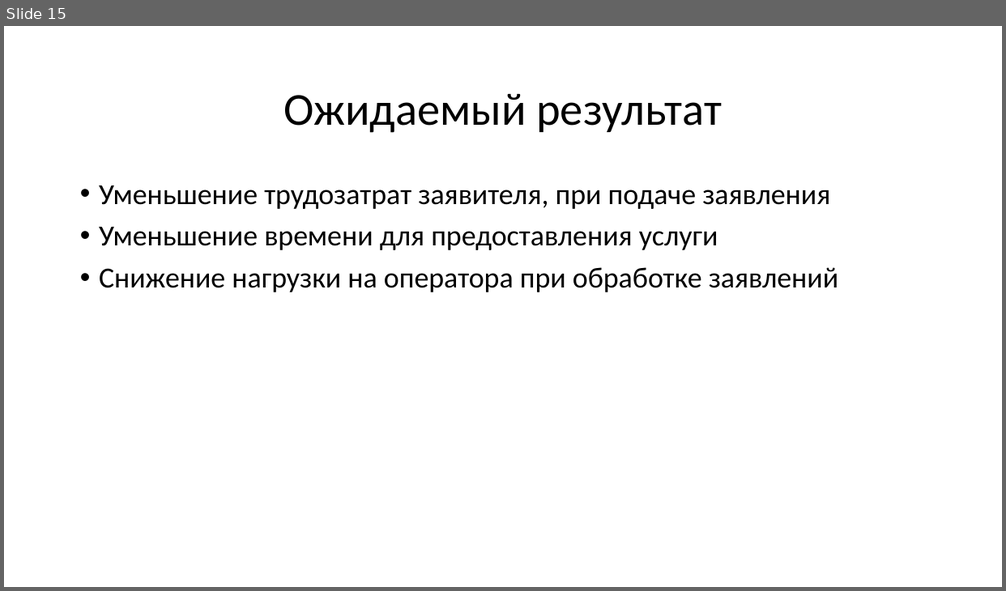
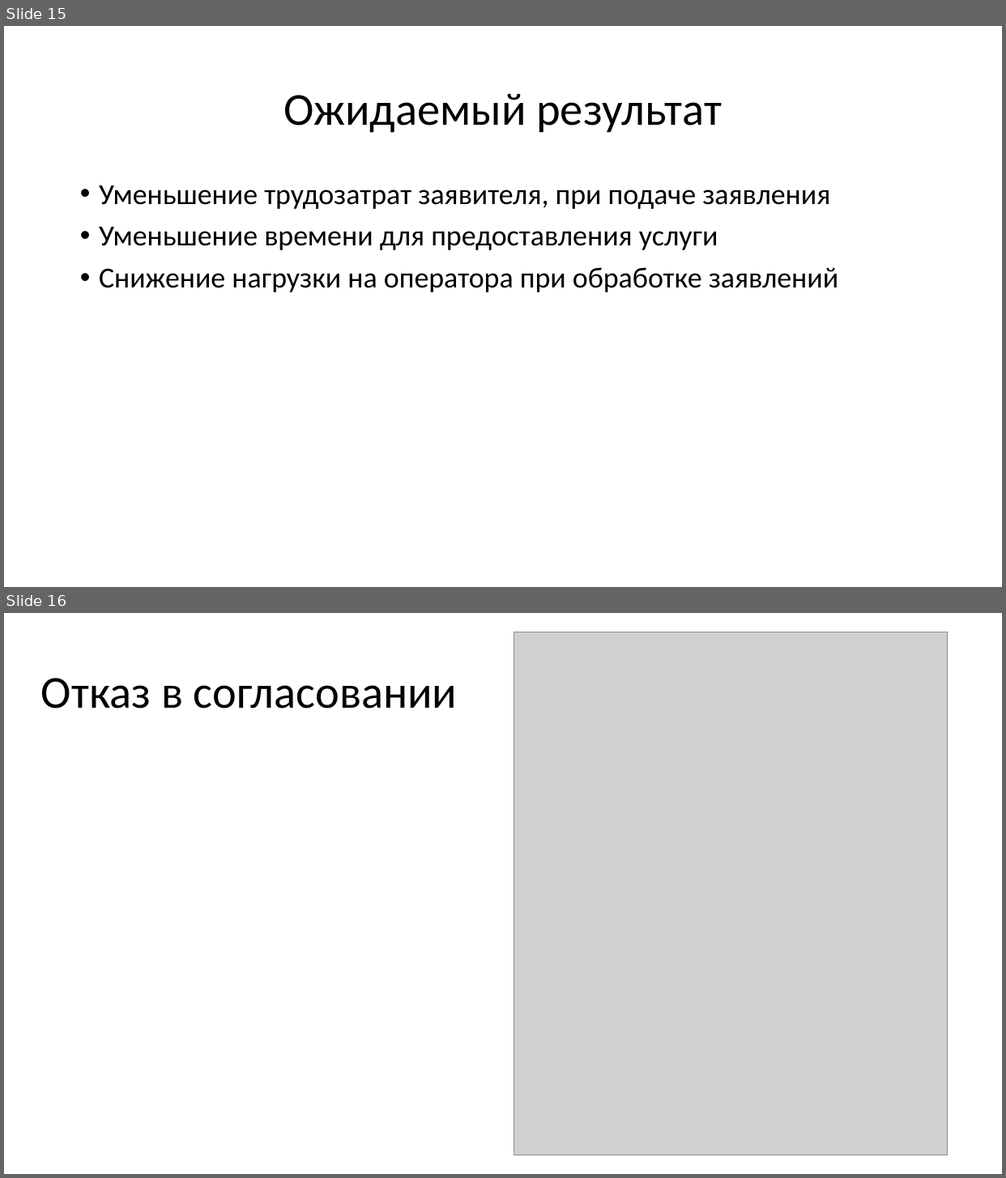
Before and after one commit to mcdodik20008/docs, a slide deck: Презентация.pptx. Shown one above the other, each under a label of ours: slide 15 before the commit, slides 15 and 16 after it. The pictures are 1006x591 and 1006x1178 pixels, drawn with LibreOffice and Linux fonts; fonts in the diff are those of the drawing; grey boxes stand for pictures. Boxes give left, top, right and bottom in pixels: in the first picture for what was removed or moved away, otherwise in the second. Text is boxed around its words. In the diff, an @@ line names an element or a change of style, - is before the commit and + after.

```diff
--- a/Презентация.pptx
+++ b/Презентация.pptx
@@ slide 16 added at [4, 613, 1002, 1174], background #FFFFFF @@
@@ picture added at [514, 632, 948, 1155] @@
@@ title added at [41, 678, 457, 709], 44 pt, text #303030 @@
+Отказ в согласовании
```
Also in this commit, not shown: 14 other slides changed, 2 other slides added.
